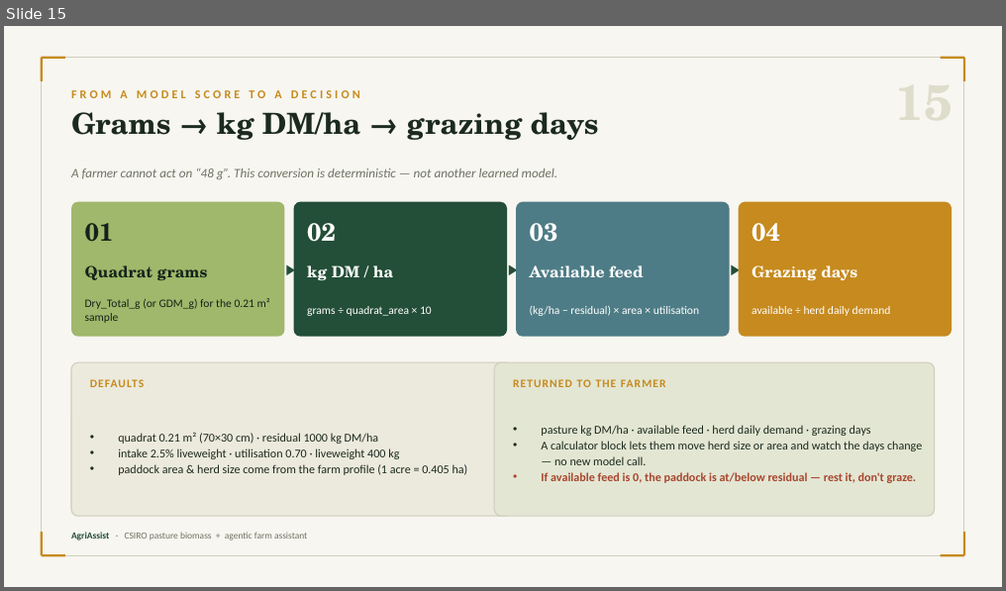
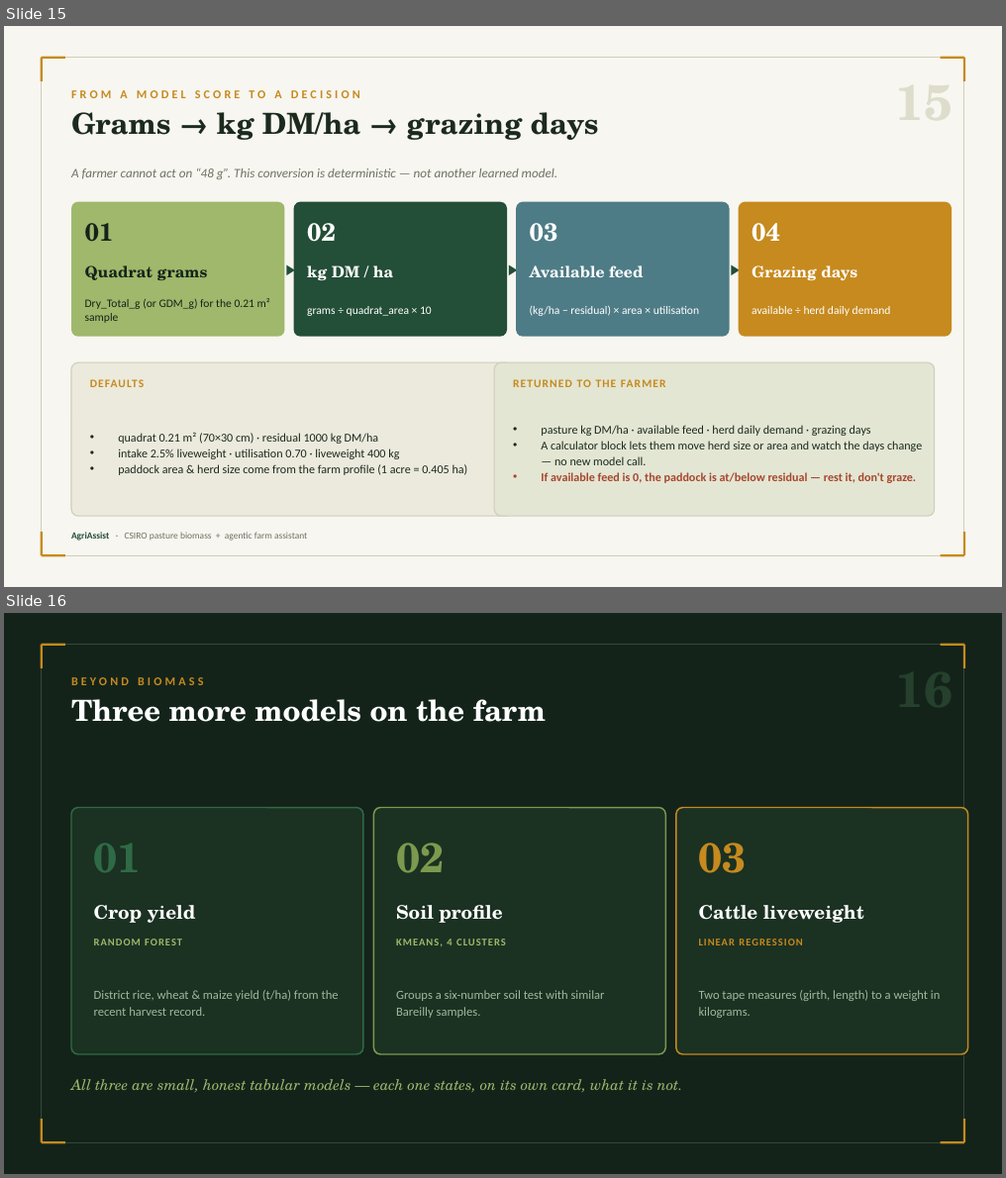
Before and after one commit to AkshaTGA/ml-project, a slide deck: AgriAssist_Presentation.pptx. Shown one above the other, each under a label of ours: slide 15 before the commit, slides 15 and 16 after it. The pictures are 1006x591 and 1006x1178 pixels, drawn with LibreOffice and Linux fonts; fonts in the diff are those of the drawing. Boxes give left, top, right and bottom in pixels: in the first picture for what was removed or moved away, otherwise in the second. Text is boxed around its words. In the diff, an @@ line names an element or a change of style, - is before the commit and + after.

```diff
--- a/AgriAssist_Presentation.pptx
+++ b/AgriAssist_Presentation.pptx
@@ slide 16 added at (x1=4, y1=613, x2=1002, y2=1174), background #13231A @@
@@ rectangle added at (x1=42, y1=645, x2=964, y2=1143), outline #354A38 1 pt @@
@@ line added from (42, 645) to (65, 645), #C68A1E 2.2 pt @@
@@ line added from (42, 645) to (42, 668), #C68A1E 2.2 pt @@
@@ line added from (941, 645) to (964, 645), #C68A1E 2.2 pt @@
@@ line added from (964, 645) to (964, 668), #C68A1E 2.2 pt @@
@@ text added at (x1=71, y1=677, x2=203, y2=685), 11.5 pt, text #C68A1E, bold @@
+BEYOND BIOMASS
@@ text added at (x1=71, y1=699, x2=546, y2=722), 28 pt, text #FFFFFF, bold @@
+Three more models on the farm
@@ rounded rectangle added at (x1=71, y1=808, x2=363, y2=1055), fill #1B3122, outline #2F6A46 1.4 pt @@
@@ rounded rectangle added at (x1=374, y1=808, x2=665, y2=1055), fill #1B3122, outline #7C9A4E 1.4 pt @@
@@ rounded rectangle added at (x1=676, y1=808, x2=968, y2=1055), fill #1B3122, outline #C68A1E 1.4 pt @@
@@ text added at (x1=94, y1=843, x2=142, y2=872), 40 pt, text #2F6A46, bold @@
+01
@@ text added at (x1=396, y1=843, x2=444, y2=873), 40 pt, text #7C9A4E, bold @@
+02
@@ text added at (x1=699, y1=843, x2=746, y2=873), 40 pt, text #C68A1E, bold @@
+03
@@ text added at (x1=94, y1=905, x2=196, y2=923), 18 pt, text #FFFFFF, bold @@
+Crop yield
@@ text added at (x1=396, y1=905, x2=502, y2=923), 18 pt, text #FFFFFF, bold @@
+Soil profile
@@ text added at (x1=699, y1=905, x2=864, y2=923), 18 pt, text #FFFFFF, bold @@
+Cattle liveweight
@@ text added at (x1=94, y1=939, x2=182, y2=946), 10 pt, text #9FB86B, bold @@
+RANDOM FOREST
@@ text added at (x1=396, y1=939, x2=506, y2=947), 10 pt, text #9FB86B, bold @@
+KMEANS, 4 CLUSTERS
@@ text added at (x1=699, y1=939, x2=802, y2=946), 10 pt, text #C68A1E, bold @@
+LINEAR REGRESSION
@@ text added at (x1=94, y1=990, x2=339, y2=1016), 12 pt, text #9FB89C @@
+District rice, wheat & maize yield (t/ha) from the recent harvest record.
@@ text added at (x1=396, y1=990, x2=605, y2=1018), 12 pt, text #9FB89C @@
+Groups a six-number soil test with similar Bareilly samples.
@@ text added at (x1=699, y1=990, x2=940, y2=1018), 12 pt, text #9FB89C @@
+Two tape measures (girth, length) to a weight in kilograms.
@@ text added at (x1=71, y1=1079, x2=682, y2=1092), 14 pt, text #9FB86B, italic @@
+All three are small, honest tabular models — each one states, on its own card, what it is not.
@@ line added from (42, 1143) to (65, 1143), #C68A1E 2.2 pt @@
@@ line added from (42, 1119) to (42, 1143), #C68A1E 2.2 pt @@
@@ line added from (941, 1143) to (964, 1143), #C68A1E 2.2 pt @@
@@ line added from (964, 1119) to (964, 1143), #C68A1E 2.2 pt @@
```
Also in this commit, not shown: 9 slides changed, 4 other slides added.
